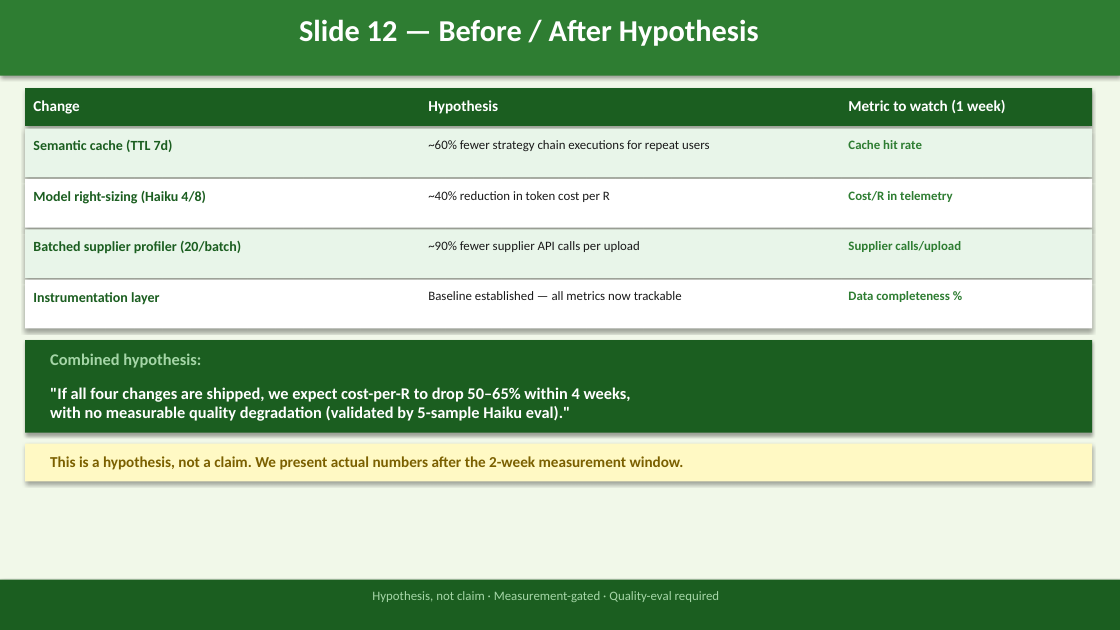
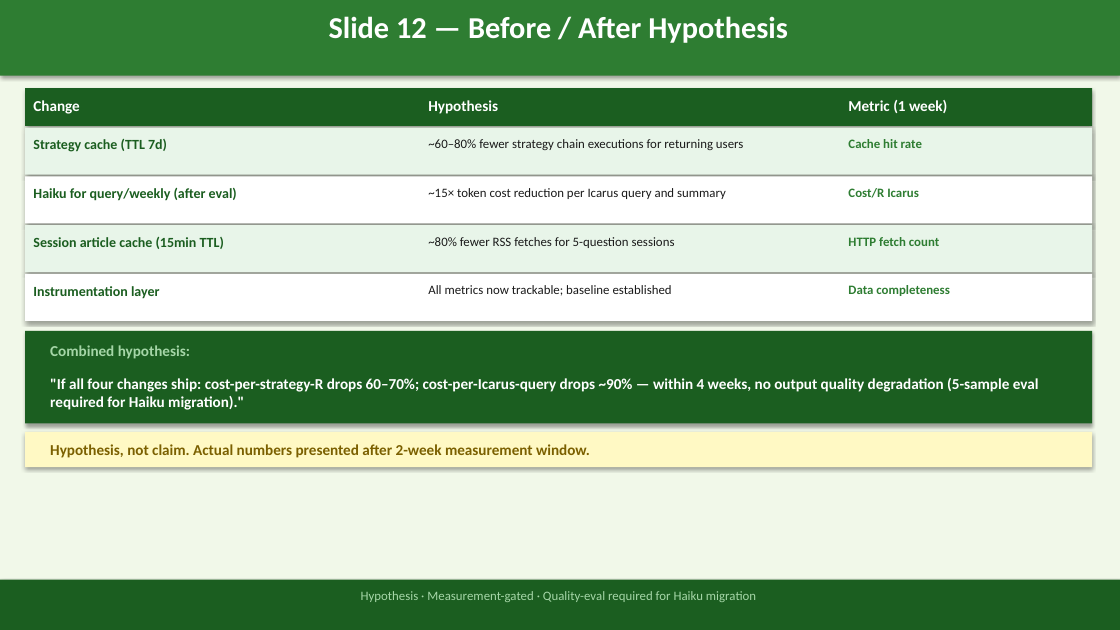
Before and after one commit to eugnmueller-87/IRONHACK, a slide deck: slide 13 of Week 6/LAB 10/SpendLens_Green_Audit_LAB10.pptx. Drawn at 1120x630 pixels with LibreOffice and Linux fonts; fonts in the diff are those of the drawing. Boxes give left, top, right and bottom in pixels: in the first picture for what was removed or moved away, otherwise in the second. Text is boxed around its words. In the diff, an @@ line names an element or a change of style, - is before the commit and + after.

```diff
--- a/Week 6/LAB 10/SpendLens_Green_Audit_LAB10.pptx
+++ b/Week 6/LAB 10/SpendLens_Green_Audit_LAB10.pptx
@@ text "Slide 12 — Before / ..." moved from (x1=299, y1=19, x2=759, y2=46) to (x1=329, y1=16, x2=788, y2=43) @@
@@ text at (x1=848, y1=100, x2=947, y2=113): text changed @@
-Metric to watch (1 week)
+Metric (1 week)
@@ text at (x1=33, y1=139, x2=167, y2=152): text changed @@
-Semantic cache (TTL 7d)
+Strategy cache (TTL 7d)
@@ text at (x1=428, y1=139, x2=743, y2=150): text changed @@
-~60% fewer strategy chain executions for repeat users
+~60–80% fewer strategy chain executions for returning users
@@ text at (x1=33, y1=188, x2=237, y2=201): text changed @@
-Model right-sizing (Haiku 4/8)
+Haiku for query/weekly (after eval)
@@ text at (x1=428, y1=188, x2=726, y2=199): text changed @@
-~40% reduction in token cost per R
+~15× token cost reduction per Icarus query and summary
@@ text at (x1=848, y1=188, x2=919, y2=198): text changed @@
-Cost/R in telemetry
+Cost/R Icarus
@@ text at (x1=33, y1=237, x2=224, y2=249): text changed @@
-Batched supplier profiler (20/batch)
+Session article cache (15min TTL)
@@ text at (x1=428, y1=237, x2=675, y2=248): text changed @@
-~90% fewer supplier API calls per upload
+~80% fewer RSS fetches for 5-question sessions
@@ text at (x1=848, y1=237, x2=939, y2=246): text changed @@
-Supplier calls/upload
+HTTP fetch count
@@ 3 rectangles, 1 text moved together from (x1=25, y1=179, x2=1092, y2=329) to (x1=25, y1=176, x2=1092, y2=321) @@
@@ text at (x1=428, y1=285, x2=672, y2=296): text changed @@
-Baseline established — all metrics now trackable
+All metrics now trackable; baseline established
@@ text at (x1=848, y1=285, x2=950, y2=296): text changed @@
-Data completeness %
+Data completeness
@@ text "Combined hypothesis:" at (x1=50, y1=345, x2=190, y2=359): size 14 to 13 pt @@
@@ text at (x1=50, y1=378, x2=1039, y2=410): text changed; size 14 to 13 pt @@
-"If all four changes are shipped, we expect cost-per-R to drop 50–65% within 4 weeks,
-with no measurable quality degradation (validated by 5-sample Haiku eval)."
+"If all four changes ship: cost-per-strategy-R drops 60–70%; cost-per-Icarus-query drops ~90% — within 4 weeks, no output quality degradation (5-sample eval required for Haiku migration)."
@@ 2 rectangles, 1 text moved together from (x1=25, y1=340, x2=1092, y2=481) to (x1=25, y1=331, x2=1092, y2=467) @@
@@ text at (x1=50, y1=444, x2=590, y2=458): text changed @@
-This is a hypothesis, not a claim. We present actual numbers after the 2-week measurement window.
+Hypothesis, not claim. Actual numbers presented after 2-week measurement window.
@@ text at (x1=361, y1=591, x2=756, y2=602): text changed @@
-Hypothesis, not claim · Measurement-gated · Quality-eval required
+Hypothesis · Measurement-gated · Quality-eval required for Haiku migration
```
Also in this commit, not shown: 8 other slides changed, 4 slides added, 4 slides removed, 3 other files.
